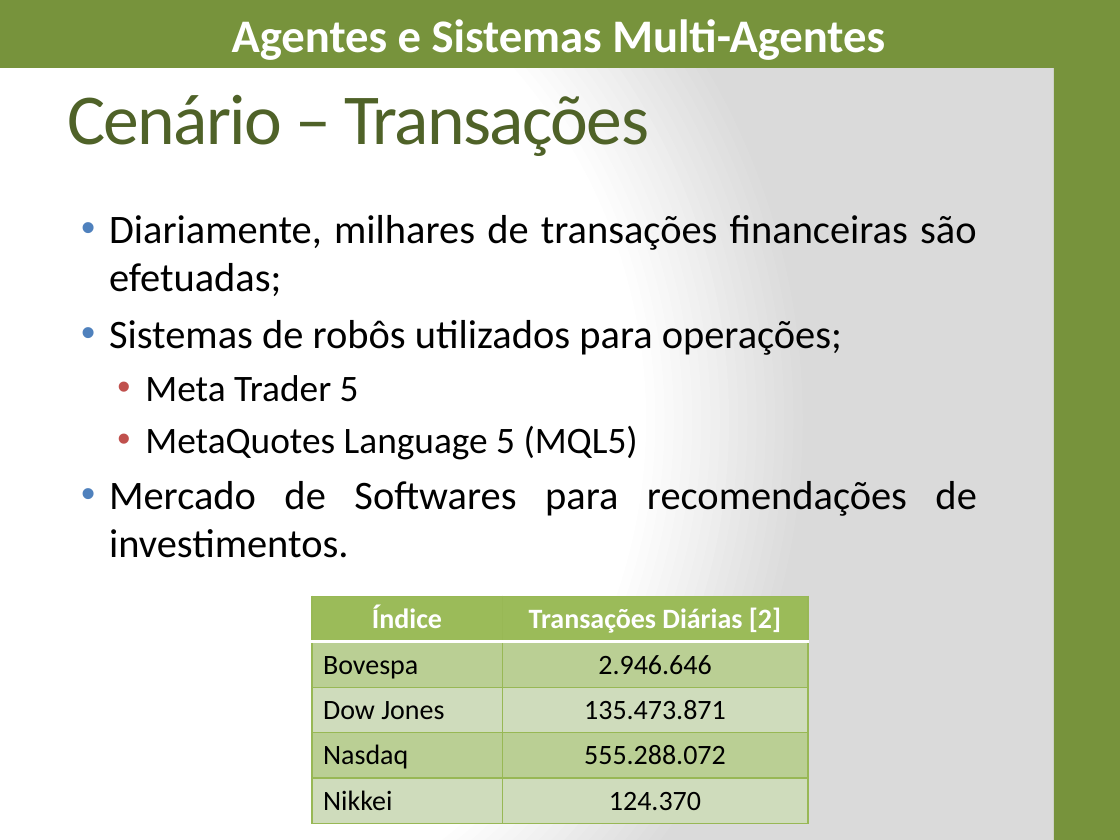
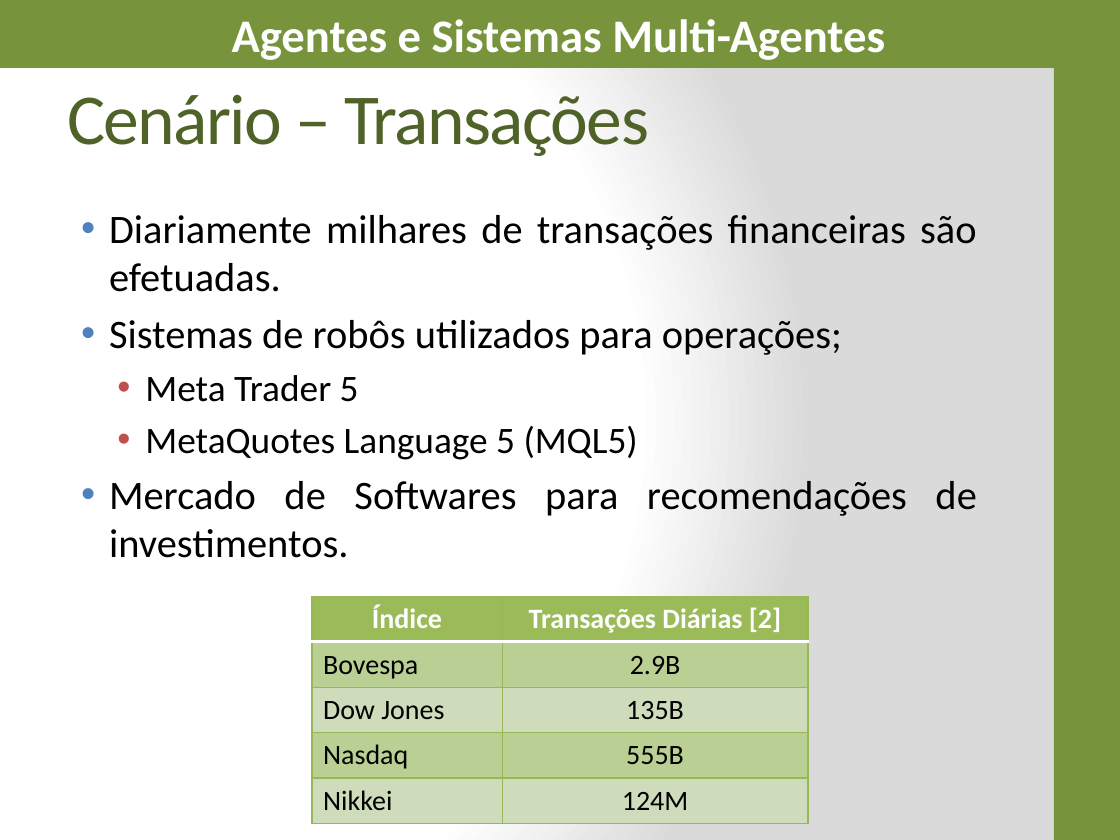
Before and after one commit to eduardoxy/Bayesian_StockMarket, a slide deck: slide 4 of Apresentação/Apresentação - v00.01.pptx. Drawn at 1120x840 pixels with LibreOffice and Linux fonts; fonts in the diff are those of the drawing. Boxes give left, top, right and bottom in pixels: in the first picture for what was removed or moved away, otherwise in the second. Text is boxed around its words. In the diff, an @@ line names an element or a change of style, - is before the commit and + after.

Commit message:
Inserção de comentários na apresentação

```diff
--- a/Apresentação/Apresentação - v00.01.pptx
+++ b/Apresentação/Apresentação - v00.01.pptx
@@ text at (109,215,976,292): text changed @@
-• Diariamente, milhares de transações financeiras são efetuadas;
+• Diariamente milhares de transações financeiras são efetuadas.
@@ table at (312,596,809,823) @@
-row 2, column 2: 2.946.646
+row 2, column 2: 2.9B
-row 3, column 2: 135.473.871
+row 3, column 2: 135B
-row 4, column 2: 555.288.072
+row 4, column 2: 555B
-row 5, column 2: 124.370
+row 5, column 2: 124M
```
Also in this commit, not shown: 2 other files.
